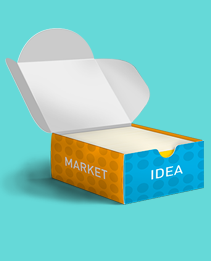
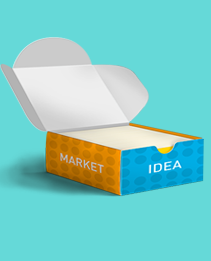
Layered file, before and after one edit (211×261). Changes by layer:
showed "Layer 1", painted on it over [0, 37, 204, 206]
hid "Layer 5" over [0, 28, 204, 206]
